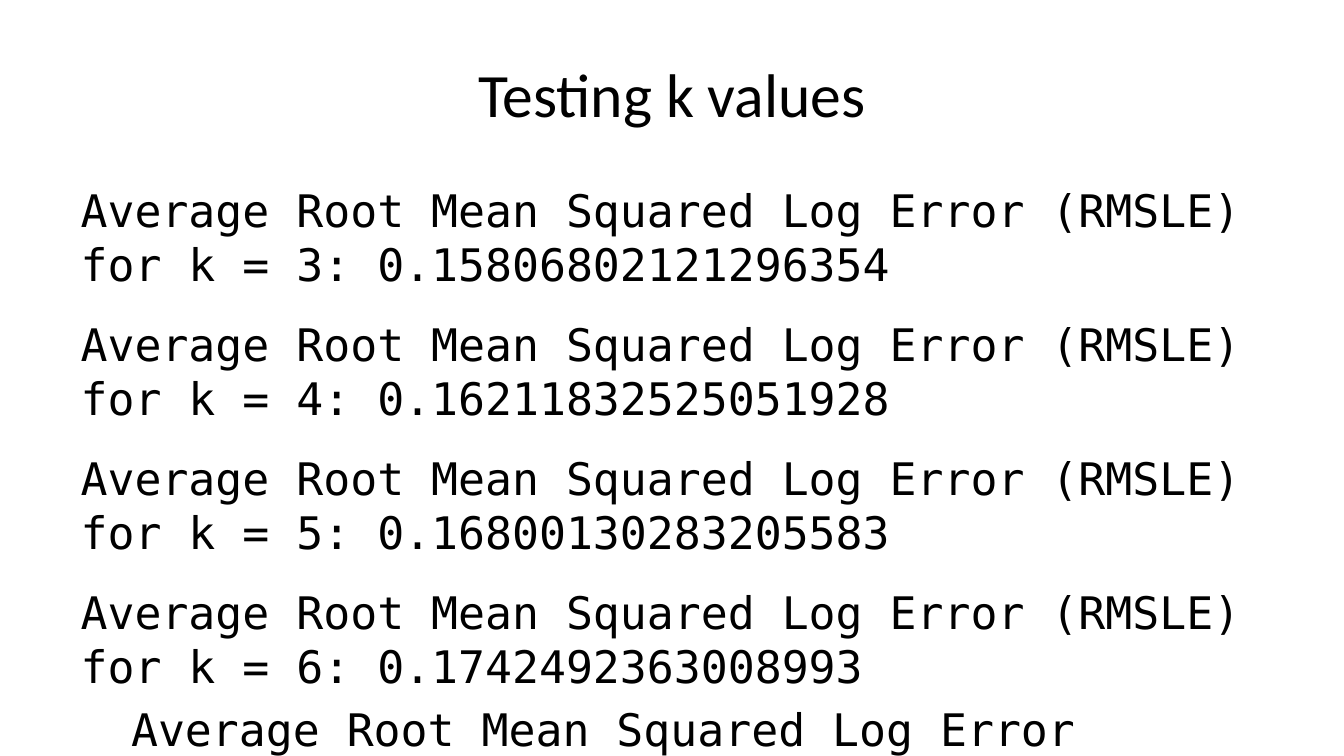
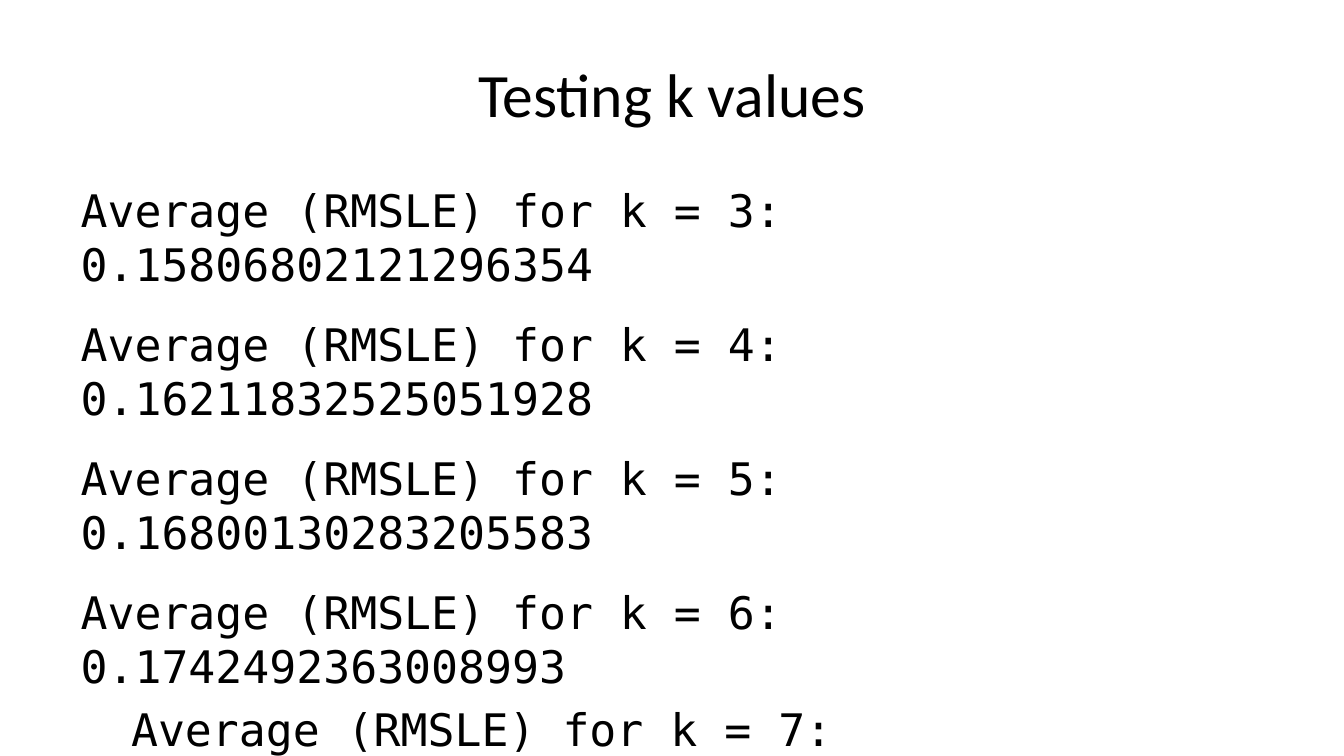
Before and after one commit to deancallahan25/Redwood-Analytics-Portfolio, a slide deck: slide 21 of Project-3/presentation.pptx. Drawn at 1344x756 pixels with LibreOffice and Linux fonts; fonts in the diff are those of the drawing. Boxes give left, top, right and bottom in pixels: in the first picture for what was removed or moved away, otherwise in the second. Text is boxed around its words. In the diff, an @@ line names an element or a change of style, - is before the commit and + after.

```diff
--- a/Project-3/presentation.pptx
+++ b/Project-3/presentation.pptx
@@ text at (x1=81, y1=193, x2=832, y2=756): text changed @@
-Average Root Mean Squared Log Error (RMSLE) for k = 3: 0.15806802121296354
-Average Root Mean Squared Log Error (RMSLE) for k = 4: 0.16211832525051928
-Average Root Mean Squared Log Error (RMSLE) for k = 5: 0.16800130283205583
-Average Root Mean Squared Log Error (RMSLE) for k = 6: 0.1742492363008993
-Average Root Mean Squared Log Error (RMSLE) for k = 7: 0.18028213163724163
+Average (RMSLE) for k = 3: 0.15806802121296354
+Average (RMSLE) for k = 4: 0.16211832525051928
+Average (RMSLE) for k = 5: 0.16800130283205583
+Average (RMSLE) for k = 6: 0.1742492363008993
+Average (RMSLE) for k = 7: 0.18028213163724163
```
Also in this commit, not shown: 8 other slides changed, 1 slide added, 1 slide removed, 1 other file.
